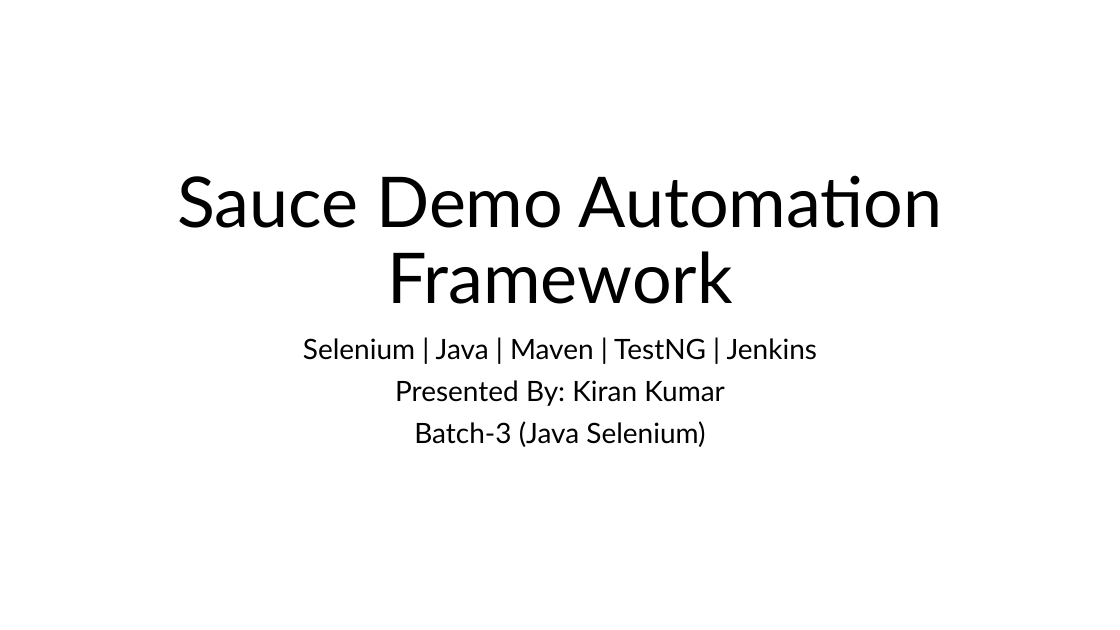
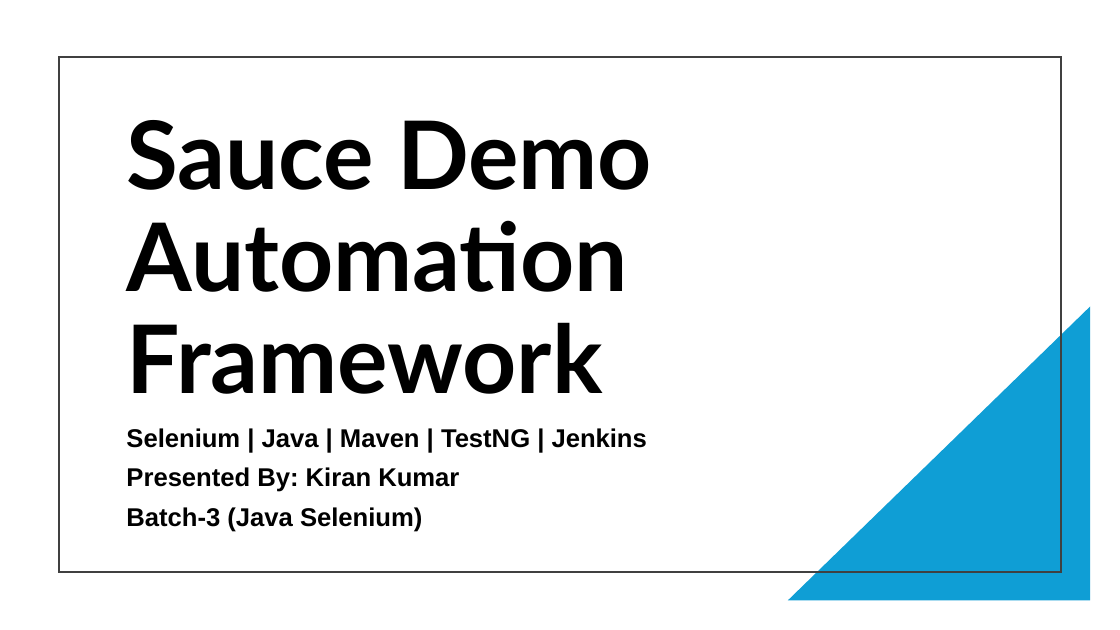
Before and after one commit to kirankumar792001/SauceDemo_CapstoneProject, a slide deck: slide 1 of PPT.pptx. Drawn at 1120x630 pixels with LibreOffice and Linux fonts; fonts in the diff are those of the drawing. Boxes give left, top, right and bottom in pixels: in the first picture for what was removed or moved away, otherwise in the second. Text is boxed around its words. In the diff, an @@ line names an element or a change of style, - is before the commit and + after.

```diff
--- a/PPT.pptx
+++ b/PPT.pptx
@@ rectangle added at [59, 57, 1061, 572], outline #404040 1.5 pt @@
@@ title "Sauce Demo Automation Framework": place and size @@
-title "Sauce Demo Automation Framework" at [177, 175, 943, 304]
+title "Sauce Demo Automation Framework" at [126, 120, 652, 394]
@@ title "Sauce Demo Automation Framework" at [126, 120, 652, 394]: size 60 to 81 pt, bold on; alignment centre to left @@
@@ right triangle added at [788, 307, 1091, 601], fill #0F9ED5 @@
@@ subtitle "Selenium | Java | Maven ...": place and size @@
-subtitle "Selenium | Java | Maven ..." at [303, 338, 817, 447]
+subtitle "Selenium | Java | Maven ..." at [126, 428, 647, 532]
@@ subtitle "Selenium | Java | Maven ..." at [126, 428, 647, 532]: size 24 to 22 pt, font Lato to Arial, bold on; alignment centre to left @@
```
Also in this commit, not shown: 12 other slides changed, 1 slide added.
